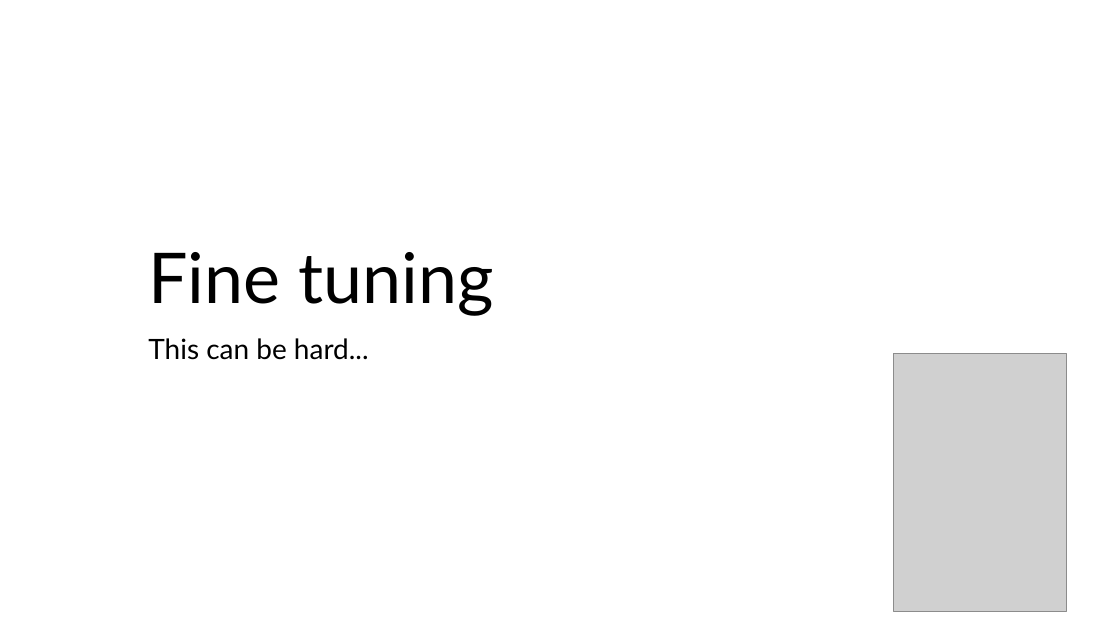
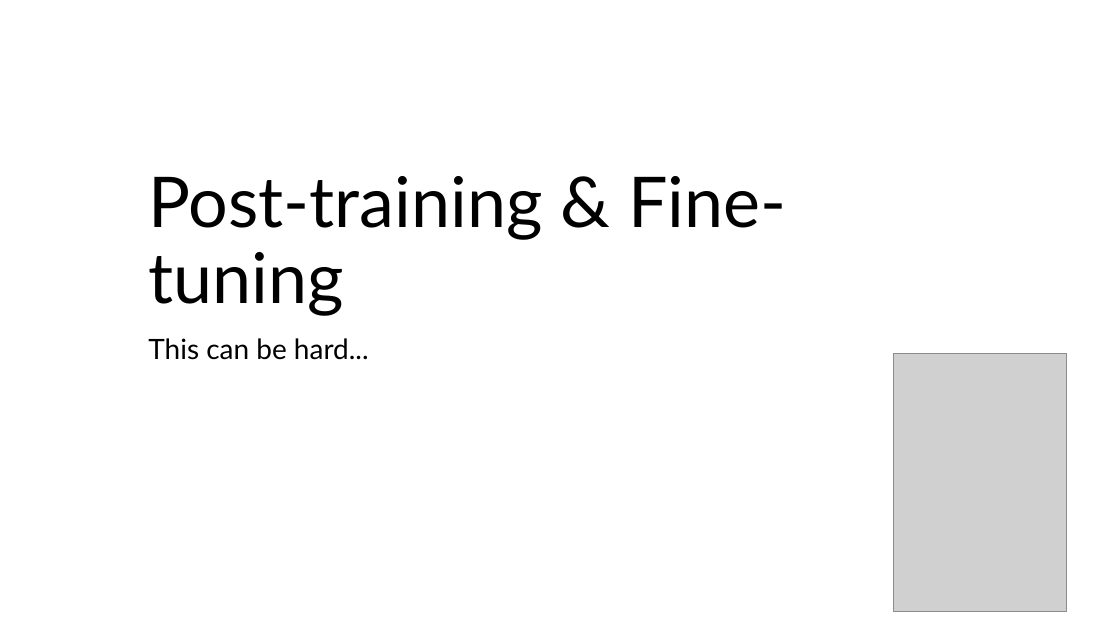
Before and after one commit to acceleratescience/large-language-models, a slide deck: slide 3 of slides/7-finetuning.pptx (slide 1 before the commit). Drawn at 1120x630 pixels with LibreOffice and Linux fonts; fonts in the diff are those of the drawing; grey boxes stand for pictures. Boxes give left, top, right and bottom in pixels: in the first picture for what was removed or moved away, otherwise in the second. Text is boxed around its words. In the diff, an @@ line names an element or a change of style, - is before the commit and + after.

Commit message:
feat(slides): update fine-tuning slides to include post-training and use material from econ lecture

```diff
--- a/slides/7-finetuning.pptx
+++ b/slides/7-finetuning.pptx
@@ title at (x1=148, y1=176, x2=786, y2=316): text changed @@
-Fine tuning
+Post-training & Fine-tuning
```
Also in this commit, not shown: 3 other slides changed, 10 slides added, 15 slides removed.
